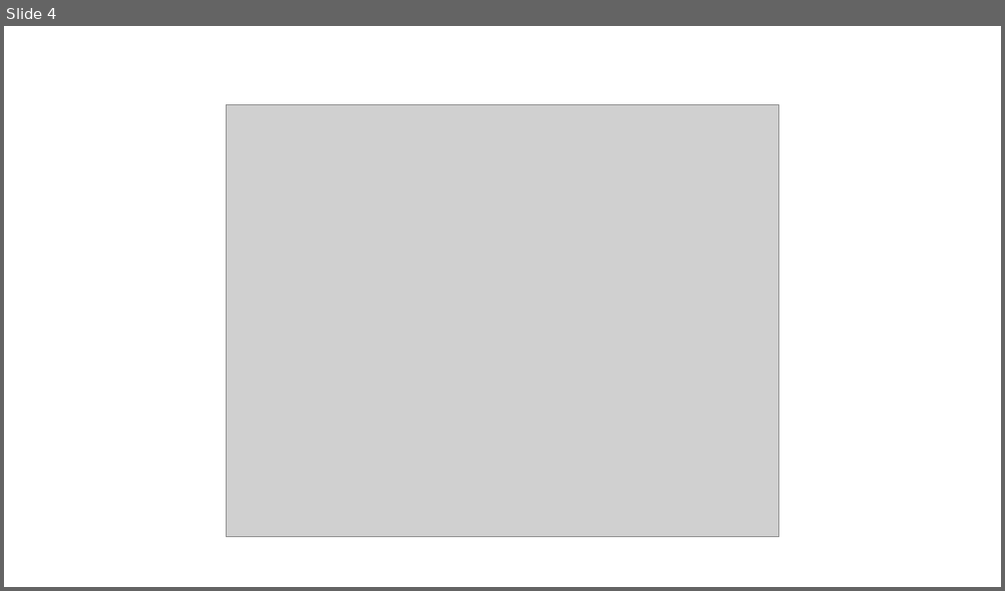
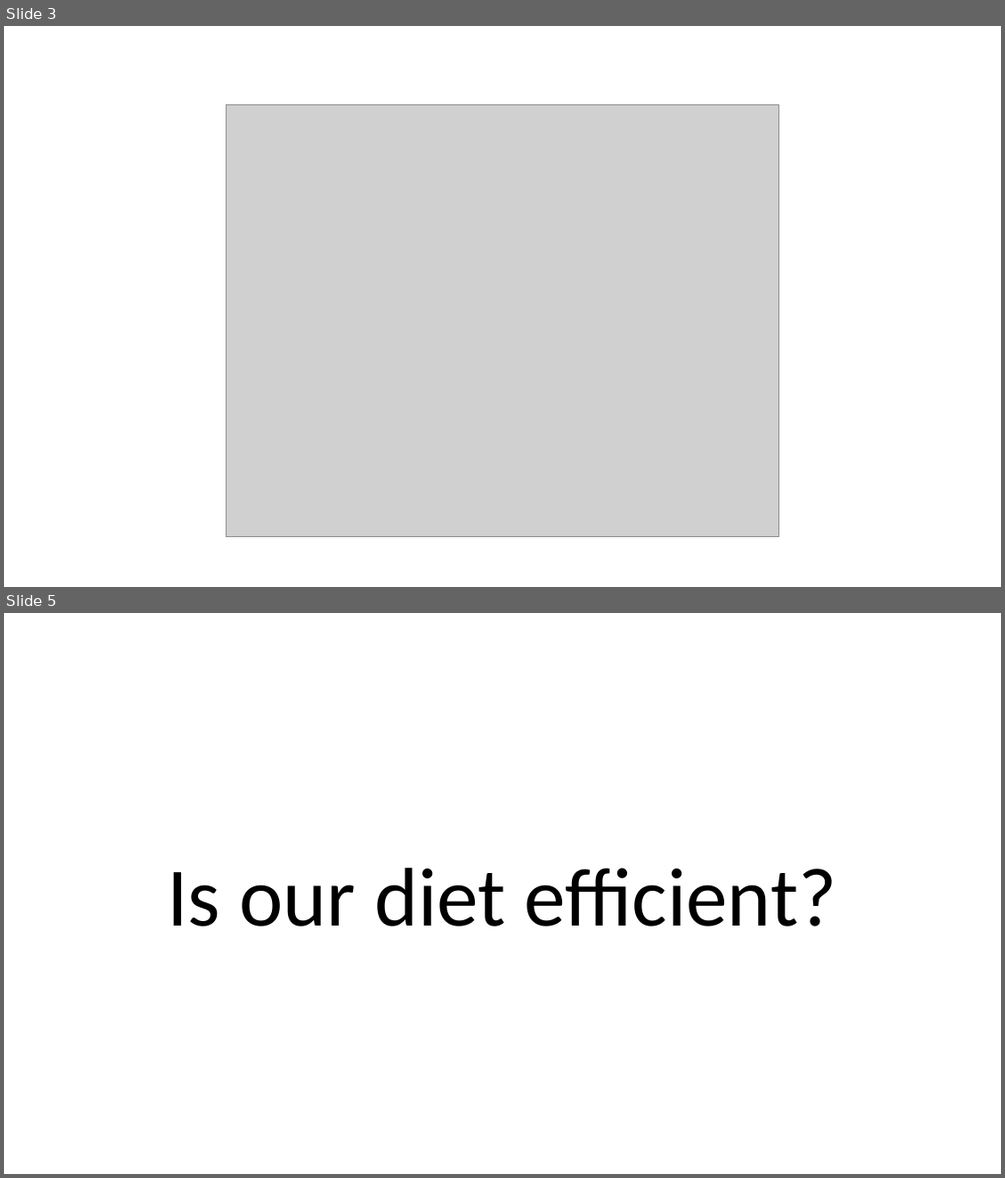
Before and after one commit to Jasc94/thebridge, a slide deck: 0_Project_EDA/documents/EDA_presentation.pptx. Shown one above the other, each under a label of ours: slide 4 before the commit, slides 3 and 5 after it; the slides between them are not shown. The pictures are 1005x591 and 1005x1178 pixels, drawn with LibreOffice and Linux fonts; fonts in the diff are those of the drawing; grey boxes stand for pictures. Boxes give left, top, right and bottom in pixels: in the first picture for what was removed or moved away, otherwise in the second. Text is boxed around its words. In the diff, an @@ line names an element or a change of style, - is before the commit and + after.

```diff
--- a/0_Project_EDA/documents/EDA_presentation.pptx
+++ b/0_Project_EDA/documents/EDA_presentation.pptx
@@ slide 5 added at <box>4,613,1001,1174</box>, background #FFFFFF @@
@@ text added at <box>167,868,837,926</box>, 80 pt, text #000000 @@
+Is our diet efficient?
@@ what was slide 4 is now slide 3 @@
```
Also in this commit, not shown: 1 slide changed, 2 slides removed, 4 other files.
